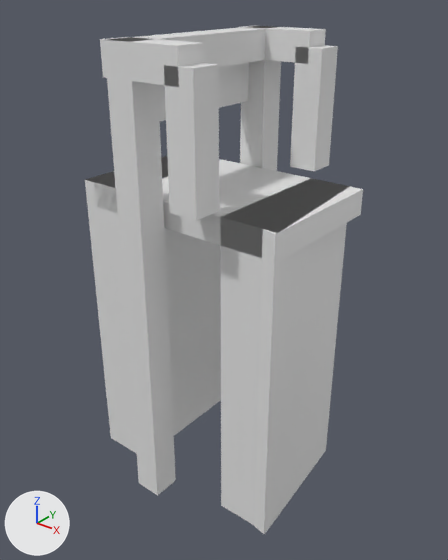
An edit to the glTF model models/lienden/lienden-brug-fbe3bf03/lienden-brug-fbe3bf03.glb, drawn before and after from the same camera.
Rendered twice from a 50 mm lens placed at (11.47, -14.19, 5.76), pointed at (0.14, -0.03, -3.02). Arrows for +X, +Y and +Z are at lower left; the lights stay in place. The first picture is the older version.

The first picture shows 'building:balans', 'building:balans 2', 'building:contragewicht', 'building:hamei', 'building:hamei 2', 'building:hangstang', 'building:hangstang 2', 'building:portaal', 'road:dek', 'road:landhoofd (aangenomen)', 'road:landhoofd (aangenomen) 2'.
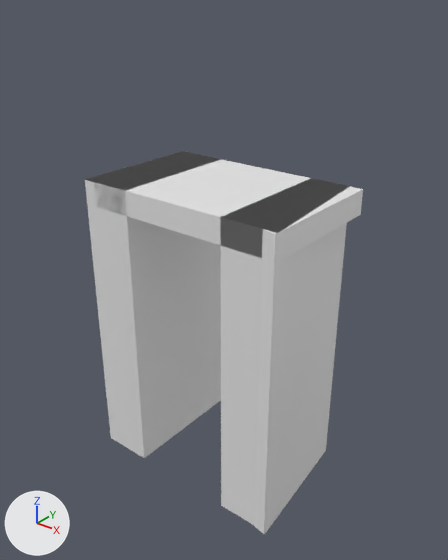
Where the change shows, as pixel boxes [x1, y1, x2, y2] in the pictures (448 x 560 px):
'building:hamei 2', deleted: before [104, 38, 176, 495]
'building:hangstang 2', deleted: before [164, 63, 219, 221]
'building:hangstang', deleted: before [290, 45, 338, 171]
'building:hamei', deleted: before [240, 26, 281, 171]
'building:balans 2', deleted: before [100, 37, 204, 87]
'building:portaal', deleted: before [134, 26, 266, 67]
'building:balans', deleted: before [243, 25, 326, 64]
'building:contragewicht', deleted: before [158, 63, 249, 121]

Diff of the bpy script that builds the scene:
```diff
--- a/models/lienden/lienden-brug-fbe3bf03/lienden-brug-fbe3bf03.glb.py
+++ b/models/lienden/lienden-brug-fbe3bf03/lienden-brug-fbe3bf03.glb.py
@@ ob_building_hamei @@
-ob_building_hamei = bpy.data.objects.new('building:hamei', me_hamei)
-ob_building_hamei.location = (0.0, 0.0, 0.0)
@@ ob_building_hamei_2 @@
-ob_building_hamei_2 = bpy.data.objects.new('building:hamei 2', me_hamei_2)
-ob_building_hamei_2.location = (0.0, 0.0, 0.0)
@@ ob_building_portaal @@
-ob_building_portaal = bpy.data.objects.new('building:portaal', me_portaal)
-ob_building_portaal.location = (0.0, 0.0, 0.0)
@@ ob_building_balans @@
-ob_building_balans = bpy.data.objects.new('building:balans', me_balans)
-ob_building_balans.location = (0.0, 0.0, 0.0)
@@ ob_building_hangstang @@
-ob_building_hangstang = bpy.data.objects.new('building:hangstang', me_hangstang)
-ob_building_hangstang.location = (0.0, 0.0, 0.0)
@@ ob_building_balans_2 @@
-ob_building_balans_2 = bpy.data.objects.new('building:balans 2', me_balans_2)
-ob_building_balans_2.location = (0.0, 0.0, 0.0)
@@ ob_building_hangstang_2 @@
-ob_building_hangstang_2 = bpy.data.objects.new('building:hangstang 2', me_hangstang_2)
-ob_building_hangstang_2.location = (0.0, 0.0, 0.0)
@@ ob_building_contragewicht @@
-ob_building_contragewicht = bpy.data.objects.new('building:contragewicht', me_contragewicht)
-ob_building_contragewicht.location = (0.0, 0.0, 0.0)
```
